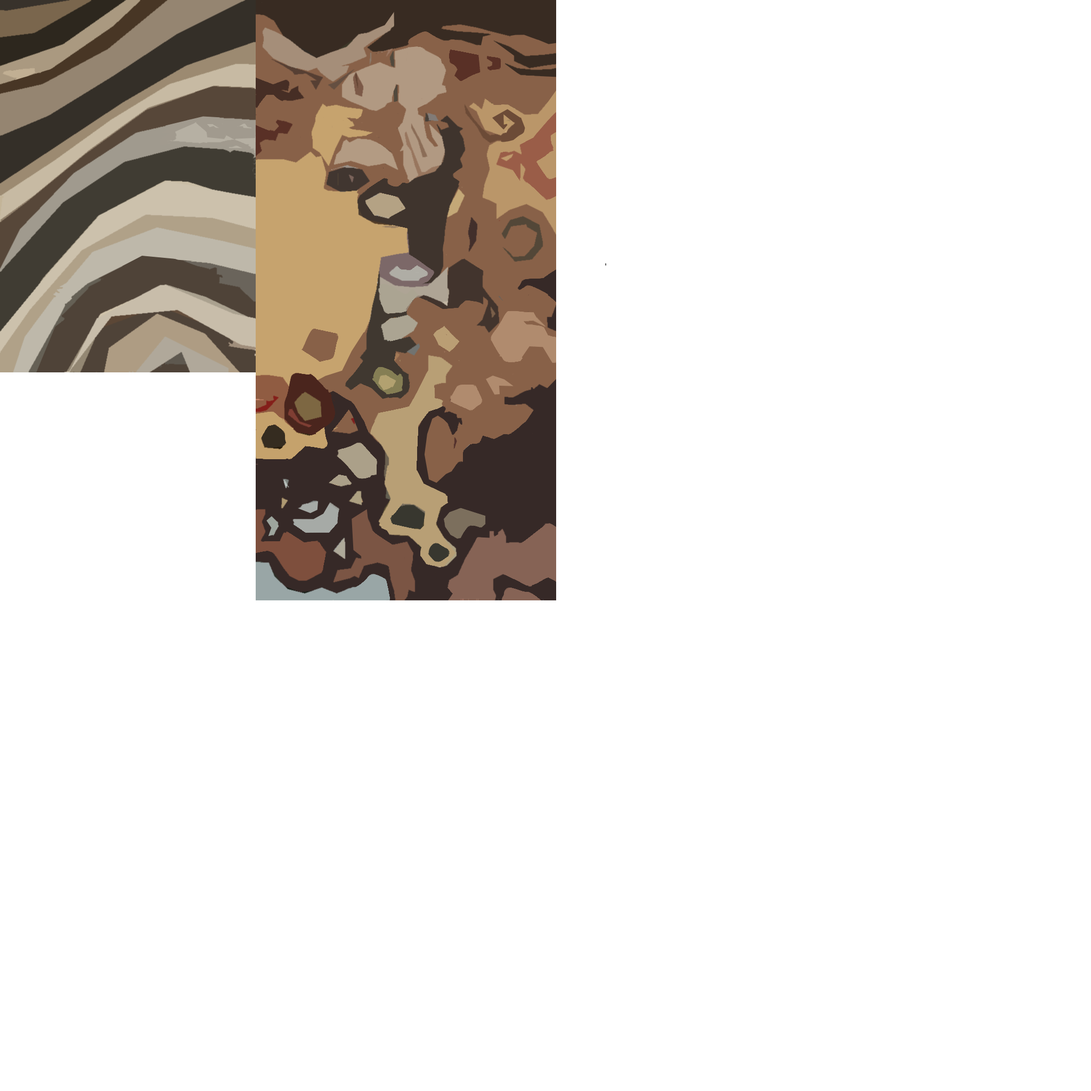
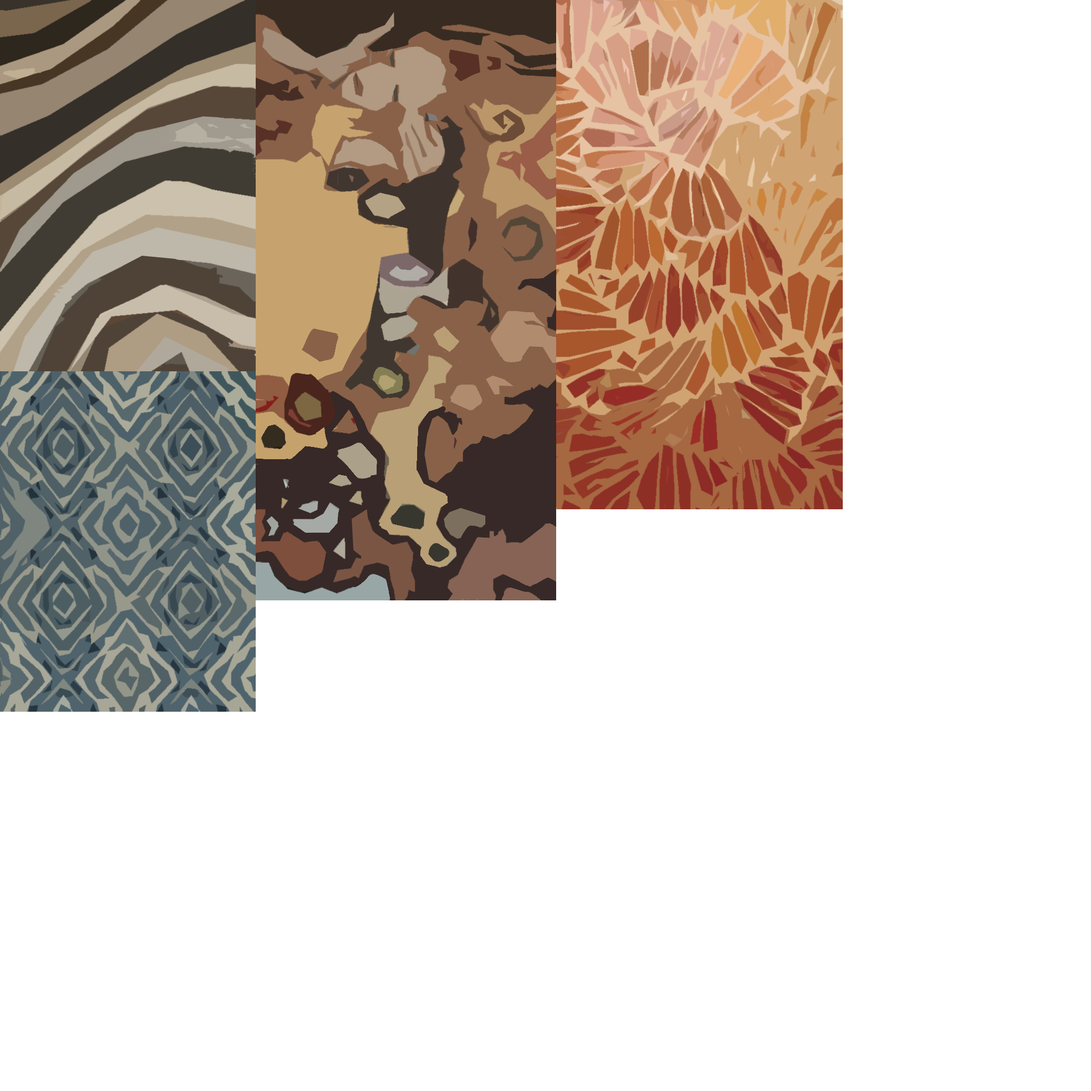
Before/after of a (1091, 1091) layered artwork. What changed in the layer stack:
added layer "Layer 6" above "Layer 5" over [0, 371, 256, 713]
added layer "Layer 5" above "Layer 4" over [556, 0, 844, 510]
